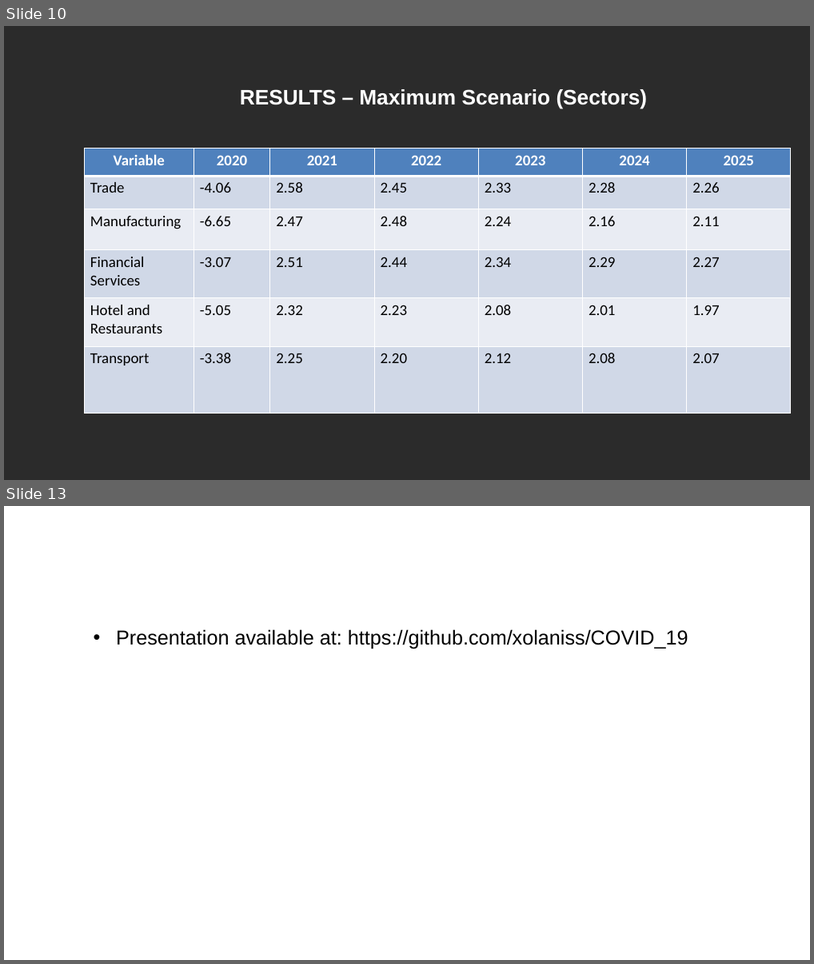
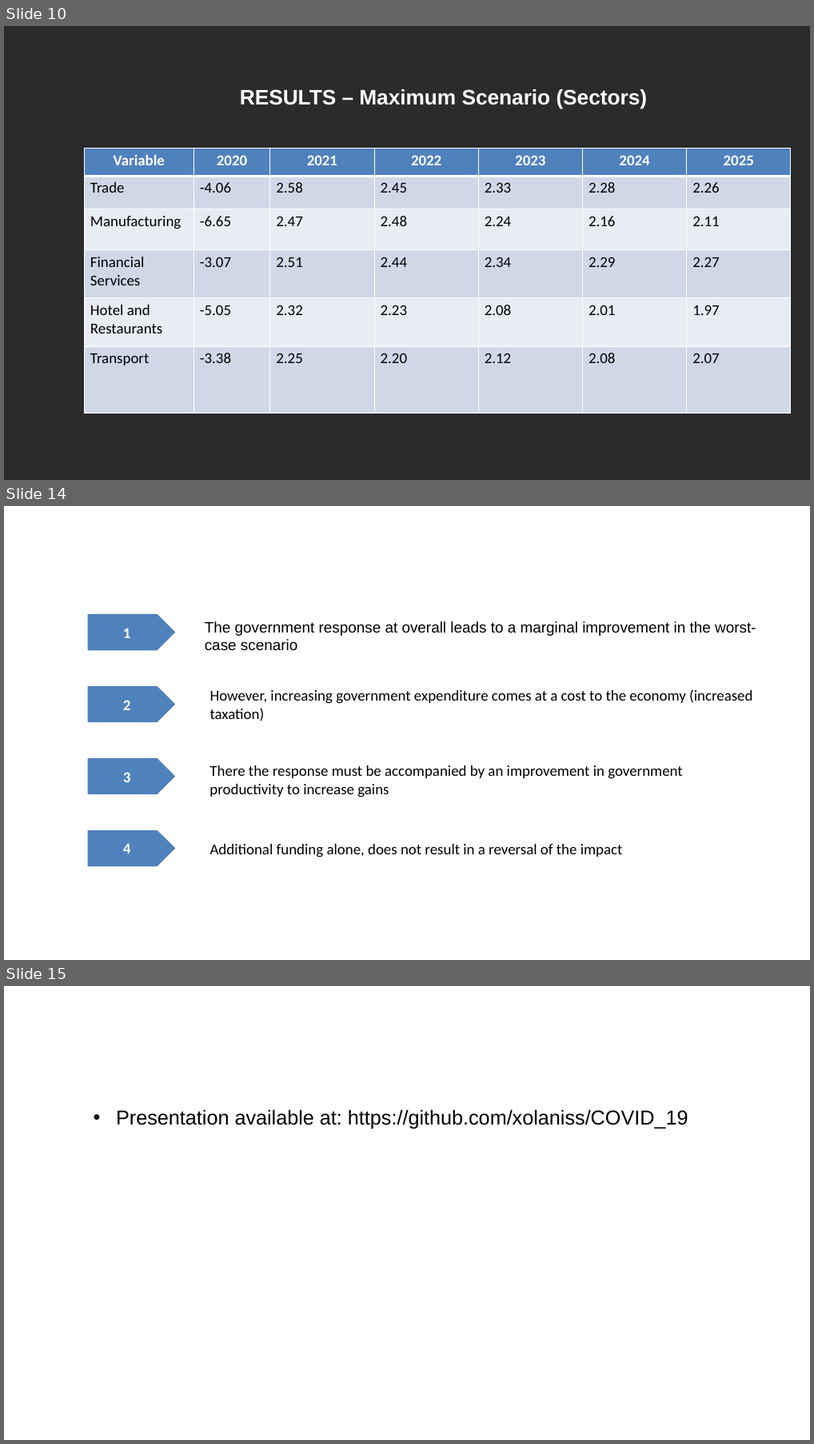
Before and after one commit to xolaniss/COVID_19, a slide deck: COVID-19 Economic Impact.pptx. Shown one above the other, each under a label of ours: slides 10 and 13 before the commit, slides 10, 14 and 15 after it; the slides between them are not shown. The pictures are 814x964 and 814x1444 pixels, drawn with LibreOffice and Linux fonts; fonts in the diff are those of the drawing; background and template pictures are left out; a plain dark background stands for a picture behind light text. Boxes give left, top, right and bottom in pixels: in the first picture for what was removed or moved away, otherwise in the second. Text is boxed around its words. In the diff, an @@ line names an element or a change of style, - is before the commit and + after.

```diff
--- a/COVID-19 Economic Impact.pptx
+++ b/COVID-19 Economic Impact.pptx
@@ slide 14 added at <box>4,506,810,960</box>, background picture (left out) @@
@@ title added at <box>93,556,800,583</box>, 24 pt, text #FFFFFF, bold @@
+Key to Understand – Government Response
@@ pentagon arrow added at <box>87,614,175,650</box>, fill #4F81BD, 18 pt, text #FFFFFF, bold @@
+1
@@ text added at <box>205,621,756,651</box>, 18 pt, text #000000 @@
+The government response at overall leads to a marginal improvement in the worst-case scenario
@@ pentagon arrow added at <box>87,686,175,722</box>, fill #4F81BD, 18 pt, text #FFFFFF, bold @@
+2
@@ text added at <box>210,689,753,721</box>, 18 pt, text #000000 @@
+However, increasing government expenditure comes at a cost to the economy (increased taxation)
@@ pentagon arrow added at <box>87,758,175,794</box>, fill #4F81BD, 18 pt, text #FFFFFF, bold @@
+3
@@ text added at <box>210,765,682,797</box>, 18 pt, text #000000 @@
+There the response must be accompanied by an improvement in government productivity to increase gains
@@ pentagon arrow added at <box>87,830,175,866</box>, fill #4F81BD, 18 pt, text #FFFFFF, bold @@
+4
@@ text added at <box>210,844,623,857</box>, 18 pt, text #000000 @@
+Additional funding alone, does not result in a reversal of the impact
@@ what was slide 13 is now slide 15 @@
```
Also in this commit, not shown: 5 slides changed, 2 other slides added, 1 slide removed.
